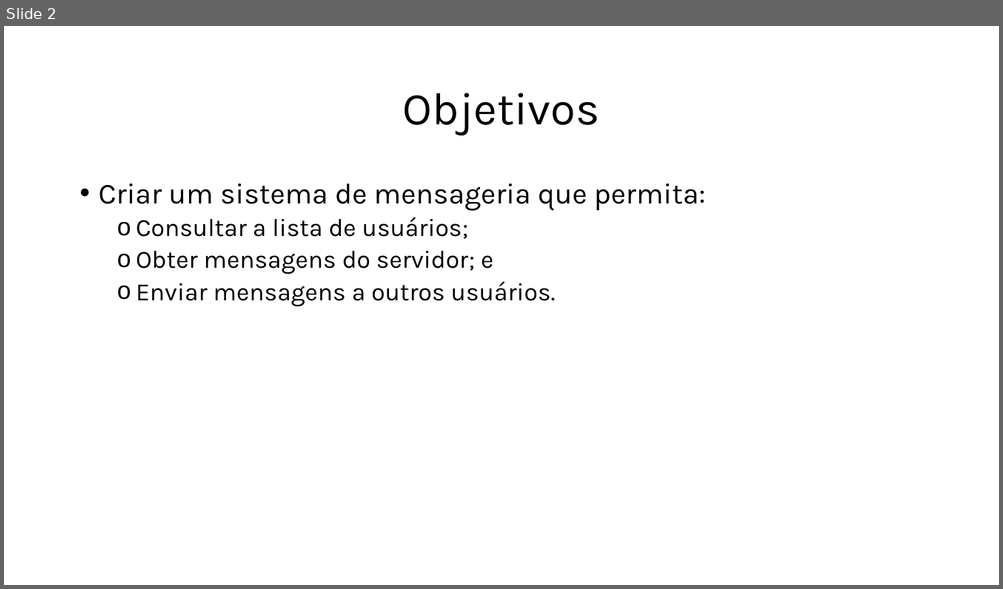
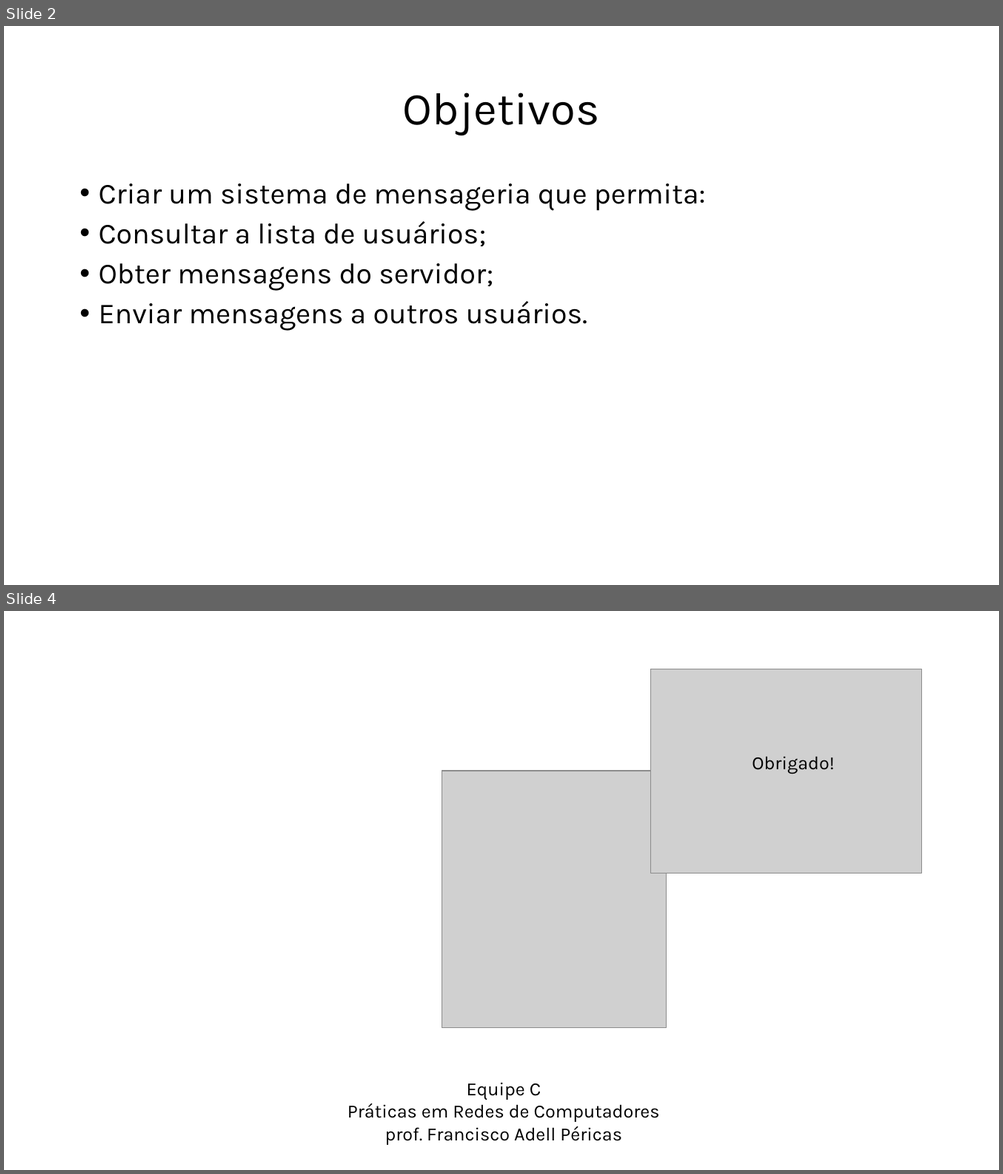
Before and after one commit to joao-martinho/trabalho_PRC_2025-2, a slide deck: docs/slides_hermes.odp. Shown one above the other, each under a label of ours: slide 2 before the commit, slides 2 and 4 after it; the slides between them are not shown. The pictures are 1003x589 and 1003x1174 pixels, drawn with LibreOffice and Linux fonts; fonts in the diff are those of the drawing; grey boxes stand for pictures. Boxes give left, top, right and bottom in pixels: in the first picture for what was removed or moved away, otherwise in the second. Text is boxed around its words. In the diff, an @@ line names an element or a change of style, - is before the commit and + after.

```diff
--- a/docs/slides_hermes.odp
+++ b/docs/slides_hermes.odp
@@ slide 4 added at (x1=4, y1=611, x2=999, y2=1170), background #FFFFFF @@
@@ picture added at (x1=651, y1=669, x2=922, y2=874) @@
@@ text added at (x1=751, y1=756, x2=834, y2=774), 18 pt, text #000000 @@
+Obrigado!
@@ picture added at (x1=442, y1=771, x2=666, y2=1028) @@
@@ text added at (x1=347, y1=1082, x2=660, y2=1145), 18 pt, text #000000 @@
+Equipe C
+Práticas em Redes de Computadores
+prof. Francisco Adell Péricas
@@ slide 2 changed as well @@
@@ text at (x1=99, y1=221, x2=587, y2=331): size 24 to 28 pt in "Consultar a lista de usuários;", "Enviar mensagens a outros usuários."; bullet o to •; list level 2 to 3 in "Consultar a lista de usuários;"; list level 2 to 3 in "Enviar mensagens a outros usuários." @@
@@ text at (x1=99, y1=264, x2=493, y2=291): text changed; size 24 to 28 pt @@
-  o Obter mensagens do servidor; e
+    • Obter mensagens do servidor;
```
Also in this commit, not shown: 2 other slides changed.
